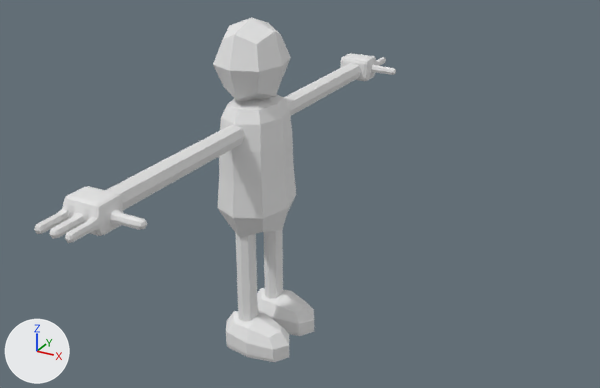
Before and after pictures for a commit that changed the FBX model Assets/Models/Bots/ModBot.fbx.
The view is the same before and after, from a 50 mm lens placed at (10.21, -16.71, 12.85), pointed at (0.75, 0.48, 4.26). Lighting does not change. The marker at lower left points along +X, +Y and +Z. Vertices at the same position are counted once.

Names of what the first picture shows: 'Model'.
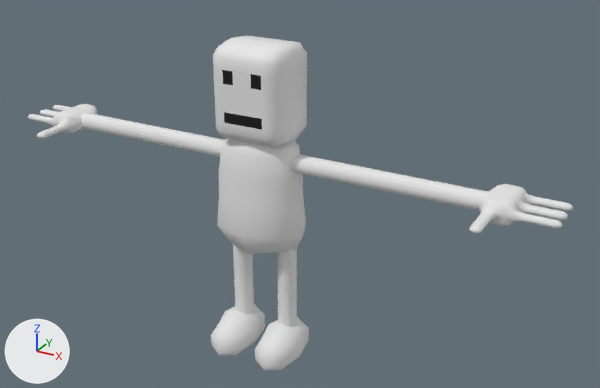
Where the change shows, as pixel boxes (x1, y1, x2, y2) in the pictures (600 x 388 px; the box of a moved part takes in the faces that stretch with it):
'Model', reshaped, moved, turned, rescaled: before (34, 17, 396, 362); after (28, 35, 573, 370)
part 1 of me_model, moved or reshaped: before (340, 53, 396, 81); after (458, 184, 573, 234)
part 2 of me_model, moved or reshaped: before (34, 184, 147, 243); after (28, 104, 107, 139)
part 3 of me_model, built on: before (213, 17, 296, 293); after (213, 35, 307, 327)

Patch to the scene script:
```diff
--- a/Assets/Models/Bots/ModBot.fbx.py
+++ b/Assets/Models/Bots/ModBot.fbx.py
@@ mat_black @@
+mat_black = principled_material('Black')
+mat_black.base_color = (0.0, 0.0, 0.0)  # black #000000
+mat_black.roughness = 0.69
@@ me_model @@
 # used by ob_model
-me_model.from_pydata(...)  # 1643 vertices, 1616 faces; spans x -1.1..1.6, y -8.8..8.9, z -2.4..2.0
+me_model.from_pydata(...)  # 1920 vertices, 1884 faces; spans x -1.1..2.0, y -9.4..9.5, z -2.4..2.3
+# me_model part 1: 31 vertices moved from x -0.5..1.5, y 7.1..8.9, z 0.6..0.8 to x -0.5..1.9, y 7.2..9.2, z 0.6..0.8; 463 vertices removed from x -0.6..1.5, y 6.9..8.9, z 0.5..0.9; 420 vertices added at x -0.8..2.0, y 7.0..9.5, z 0.5..0.8
+# me_model part 2: 103 vertices moved from x -0.6..1.5, y -8.8..-7.1, z 0.5..0.8 to x -0.8..1.9, y -9.1..-7.1, z 0.5..0.8; 336 vertices removed from x -0.6..1.5, y -8.8..-6.8, z 0.5..0.8; 296 vertices added at x -0.8..2.0, y -9.4..-6.9, z 0.5..0.8
+# me_model part 3: 29 vertices moved from x -0.8..0.8, y -1.5..1.4, z -2.0..0.8 to x -0.8..0.8, y -1.6..1.5, z -2.0..0.8; 25 vertices removed from x -0.9..0.7, y -1.0..1.1, z -2.0..2.0; 385 vertices added at x -1.1..1.0, y -1.3..1.2, z -2.0..2.3
+# me_model part 4: the surface is now shaded smooth
 me_model.materials.append(mat_material)
+me_model.materials.append(mat_black)  # black #000000
@@ ob_model @@
 ob_model = bpy.data.objects.new('Model', me_model)
-ob_model.location = (-0.22, 0.0, 4.79)
-ob_model.scale = (0.8, 0.8, 2.0)
+ob_model.location = (-0.12, 0.04, 4.07)
+ob_model.rotation_euler = (0.0, 0.0, -1.571)  # degrees (0, 0, -90)
+ob_model.scale = (0.8, 0.8, 1.79)
```
